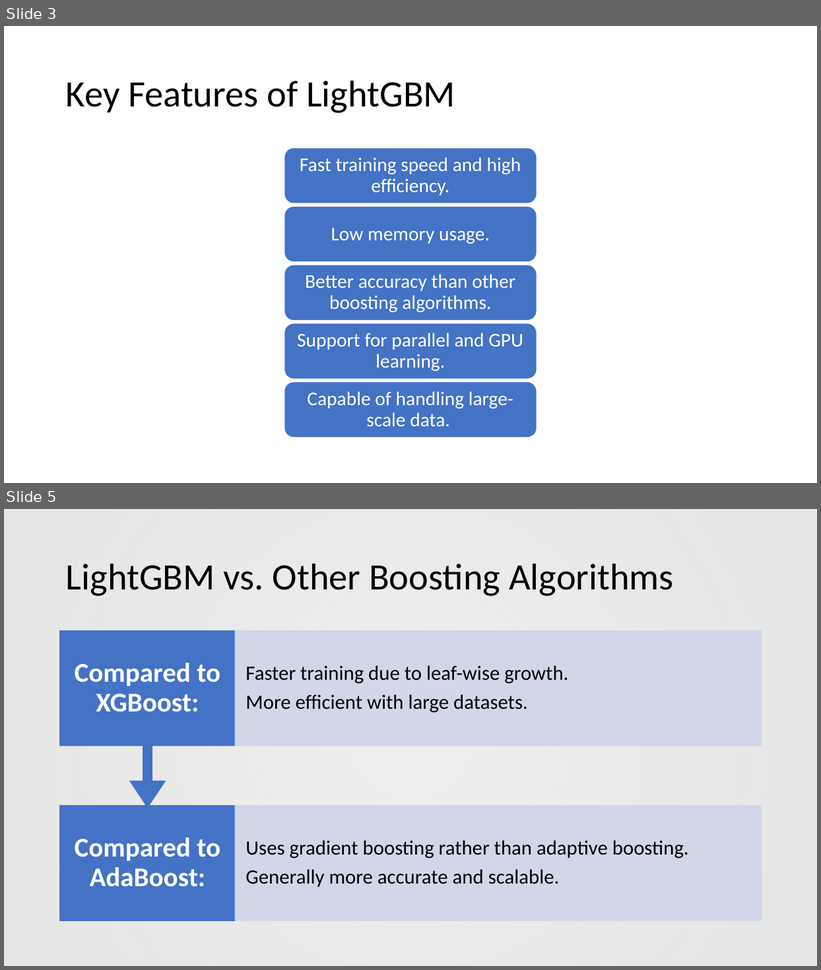
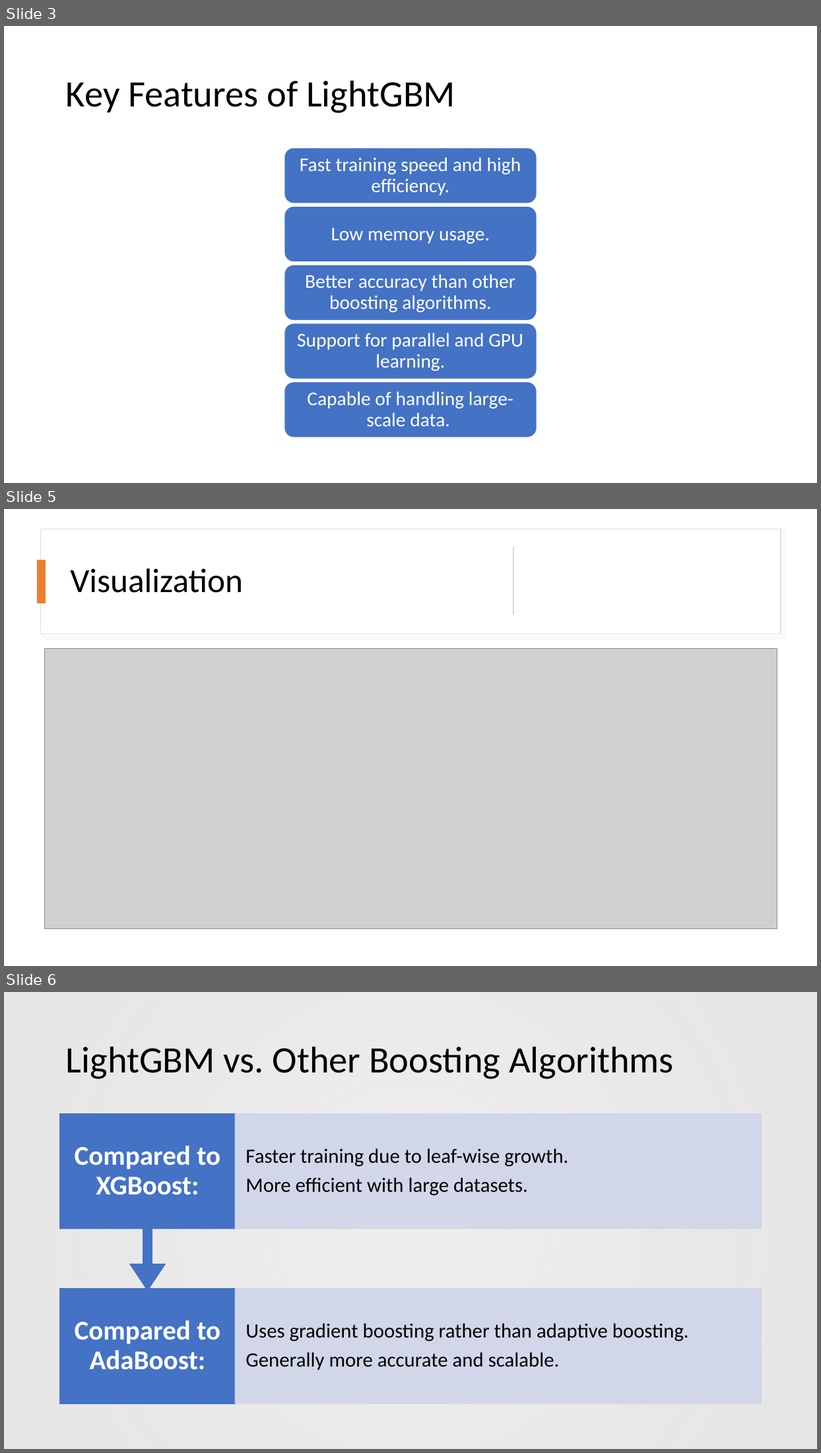
Before and after one commit to sharathprodev/AI_ML_Projects, a slide deck: 3.1_Boosting_Algo_ML_Insurance_Chrg_Pred_Project/4_LightGBM Algorithm.pptx. Shown one above the other, each under a label of ours: slides 3 and 5 before the commit, slides 3, 5 and 6 after it; the slides between them are not shown. The pictures are 821x970 and 821x1453 pixels, drawn with LibreOffice and Linux fonts; fonts in the diff are those of the drawing; grey boxes stand for pictures; background and template pictures are left out. Boxes give left, top, right and bottom in pixels: in the first picture for what was removed or moved away, otherwise in the second. Text is boxed around its words. In the diff, an @@ line names an element or a change of style, - is before the commit and + after.

```diff
--- a/3.1_Boosting_Algo_ML_Insurance_Chrg_Pred_Project/4_LightGBM Algorithm.pptx
+++ b/3.1_Boosting_Algo_ML_Insurance_Chrg_Pred_Project/4_LightGBM Algorithm.pptx
@@ slide 5 added at (x1=4, y1=509, x2=817, y2=966), background #FFFFFF @@
@@ rectangle added at (x1=40, y1=529, x2=781, y2=634), fill #FFFFFF, outline #DEDEDE 1 pt @@
@@ rectangle added at (x1=513, y1=547, x2=514, y2=615), fill #D5D5D5 @@
@@ rectangle added at (x1=37, y1=560, x2=46, y2=604), fill #ED7D31 @@
@@ title added at (x1=70, y1=568, x2=243, y2=593), 40 pt, text #000000 @@
+Visualization
@@ picture added at (x1=44, y1=649, x2=777, y2=929) @@
@@ what was slide 5 is now slide 6 @@
```
Also in this commit, not shown: 2 other files.
